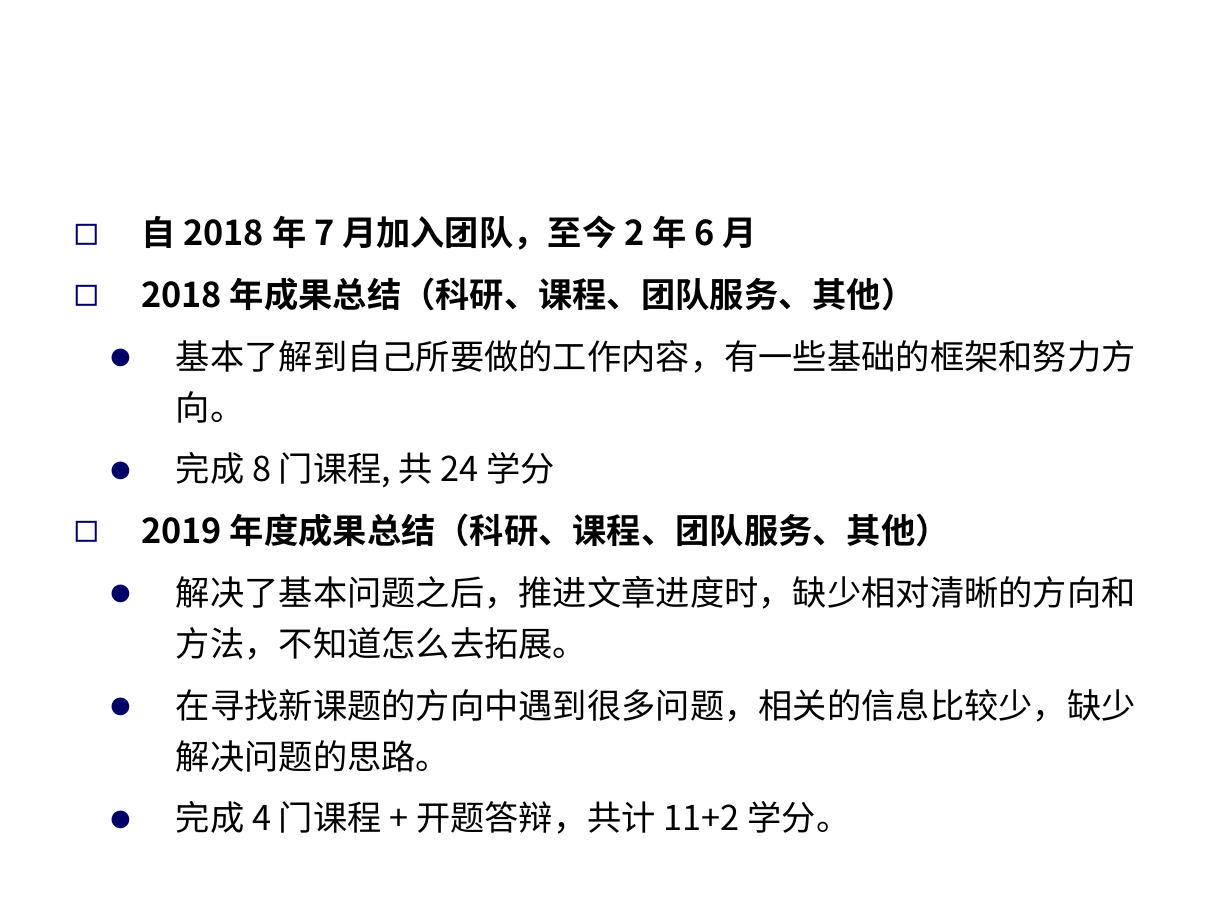
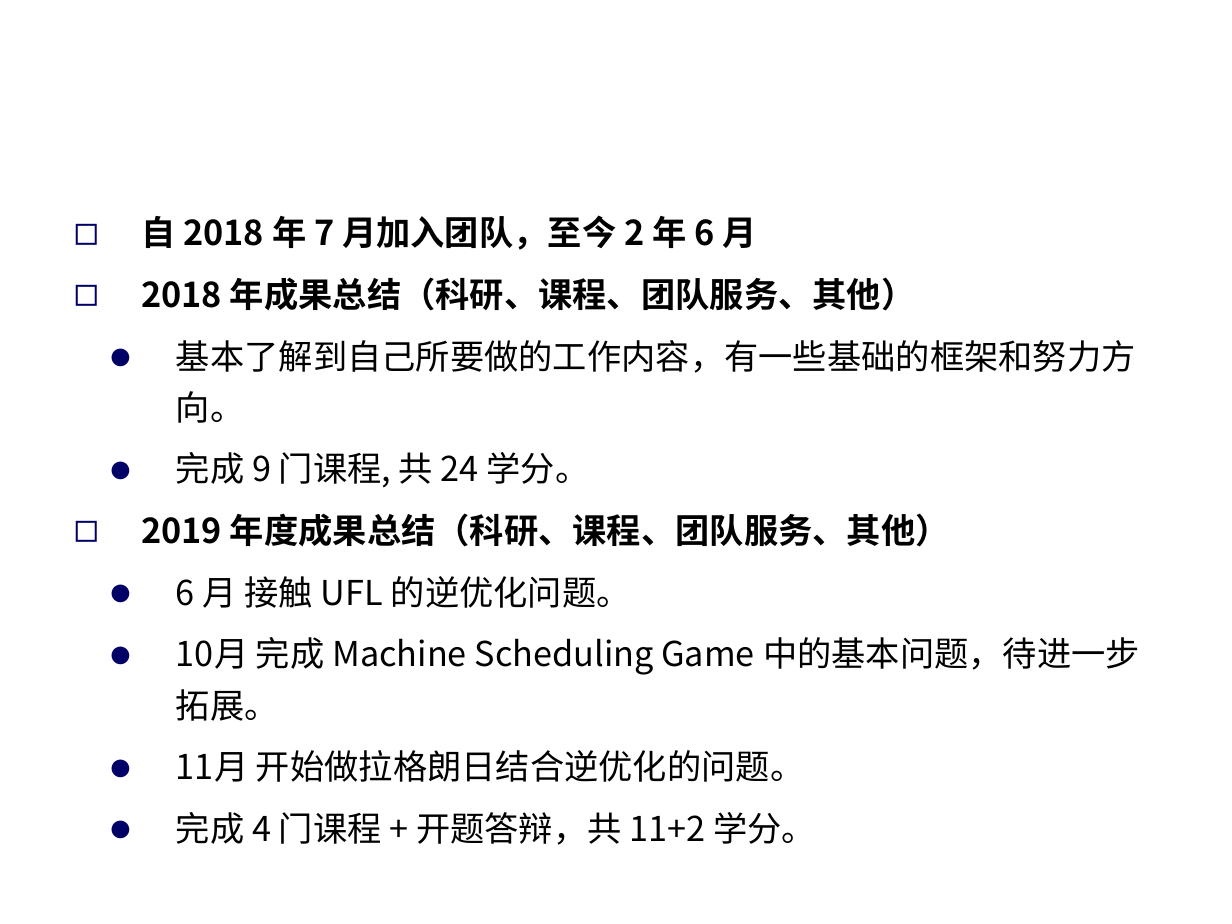
Before and after one commit to Dis-count/Writing, a slide deck: slide 1 of 2020年度总结lzk.ppt. Drawn at 1232x924 pixels with LibreOffice and Linux fonts; fonts in the diff are those of the drawing; background and template pictures are left out. Boxes give left, top, right and bottom in pixels: in the first picture for what was removed or moved away, otherwise in the second. Text is boxed around its words. In the diff, an @@ line names an element or a change of style, - is before the commit and + after.

```diff
--- a/2020年度总结lzk.ppt
+++ b/2020年度总结lzk.ppt
@@ text at [176, 452, 590, 488]: text changed @@
-  ● 完成 8 门课程, 共 24 学分
+  ● 完成 9 门课程, 共 24 学分。
@@ text at [176, 576, 1140, 845]: text changed @@
-  ● 解决了基本问题之后，推进文章进度时，缺少相对清晰的方向和方法，不知道怎么去拓展。
-  ● 在寻找新课题的方向中遇到很多问题，相关的信息比较少，缺少解决问题的思路。
-  ● 完成 4 门课程 + 开题答辩，共计 11+2 学分。
+  ● 6 月 接触 UFL 的逆优化问题。
+  ● 10月 完成 Machine Scheduling Game 中的基本问题，待进一步拓展。
+  ● 11月 开始做拉格朗日结合逆优化的问题。
+  ● 完成 4 门课程 + 开题答辩，共 11+2 学分。
```
Also in this commit, not shown: 2 other slides changed.
